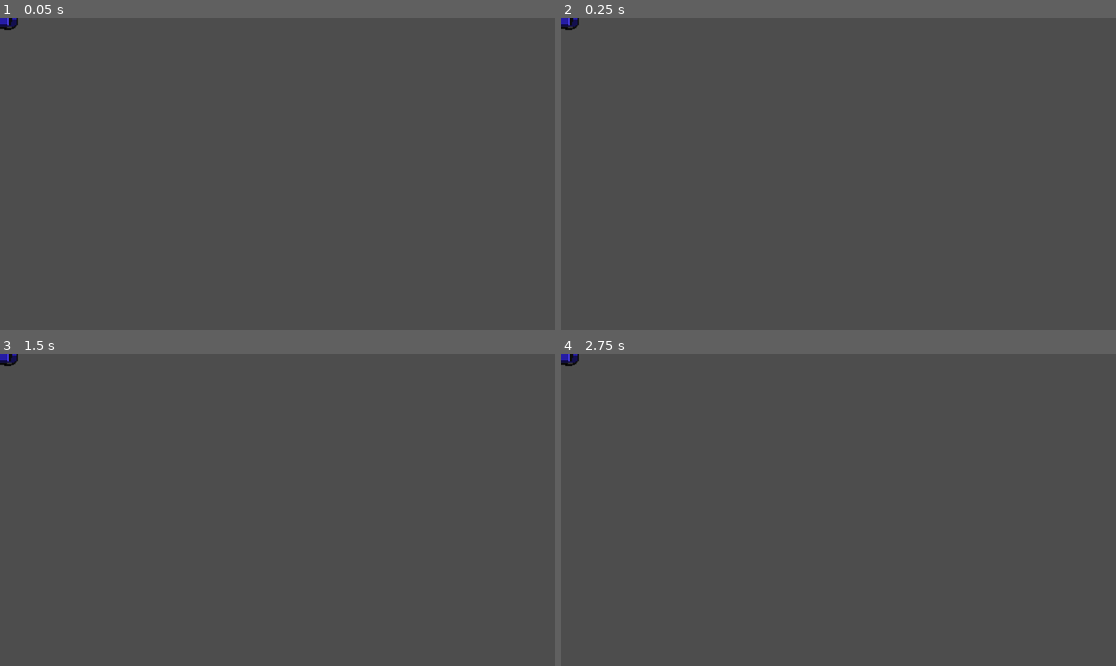
Above: before the commit, frames 1-4 (two rows, left to right).
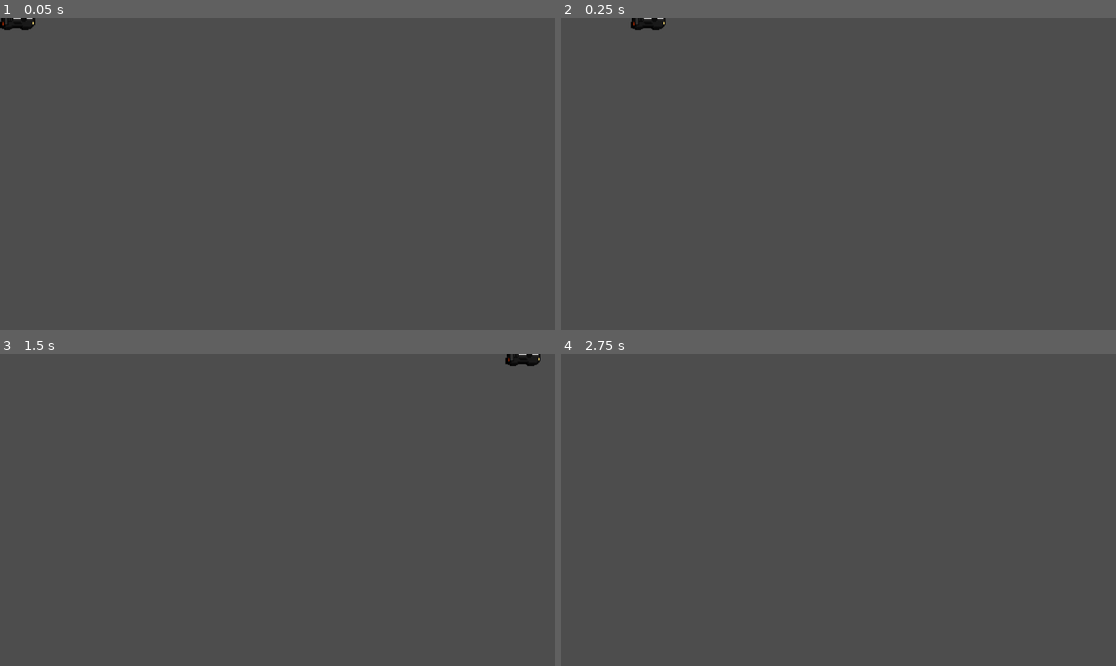
Above: after the commit, the same moments.

Repository: CleytonRam/ChikenCross
Game: Godot game, scene res://Car/Cars.tscn
Two runs of this game, one before a commit and one after it. Both use one fixed random seed, a clock stepped at 60 frames per second and the inputs below. This scene is started directly instead of the project's main scene.
Inputs:
- Up to frame 1 (0.05 s): no input
- Up to frame 2 (0.25 s): no input
- Up to frame 3 (1.5 s): hold Right (ui_right) 0.53-1.28 s; hold Down (ui_down) from 1.28 s (still down)
- Up to frame 4 (2.75 s): tap Enter at 2 s; release Down (ui_down) at 2.03 s; hold Right (ui_right) from 2.03 s (still down)

The runs differ from the first frame. In frame 1, 0.2% of the frame differs, in the area x 0-7%, y 0-4%; in frame 2, 0.3%, in the area x 0-19%, y 0-4%; in frame 3, 0.3%; in frame 4, 0.1%.

Commit message:
feat: added car syustem and movement

Diff:
--- a/Car/Cars.tscn
+++ b/Car/Cars.tscn
@@ -1,149 +1,154 @@
-[gd_scene load_steps=17 format=3 uid="uid://dmm7rr8rxxalx"]
+[gd_scene load_steps=18 format=3 uid="uid://d08g4blb1kwqd"]
 
-[ext_resource type="Texture2D" uid="uid://bsb4igxt75k43" path="res://Assets/Material Freeway/Material Freeway/carros/coches (1).png" id="1_tnc5m"]
-[ext_resource type="Texture2D" uid="uid://d2ot4nknl3tj8" path="res://Assets/Material Freeway/Material Freeway/carros/coches (10).png" id="2_bwgvs"]
-[ext_resource type="Texture2D" uid="uid://k0ggvowln3wb" path="res://Assets/Material Freeway/Material Freeway/carros/coches (11).png" id="3_tr1v5"]
-[ext_resource type="Texture2D" uid="uid://d1l7arscuh6n5" path="res://Assets/Material Freeway/Material Freeway/carros/coches (12).png" id="4_pw8u7"]
-[ext_resource type="Texture2D" uid="uid://rn62k40krjbv" path="res://Assets/Material Freeway/Material Freeway/carros/coches (13).png" id="5_62f5d"]
-[ext_resource type="Texture2D" uid="uid://dn0inuoe3jo4v" path="res://Assets/Material Freeway/Material Freeway/carros/coches (14).png" id="6_j1obl"]
-[ext_resource type="Texture2D" uid="uid://rg1qmxl14k3m" path="res://Assets/Material Freeway/Material Freeway/carros/coches (2).png" id="7_bf6hf"]
-[ext_resource type="Texture2D" uid="uid://dl8p5ycqydalp" path="res://Assets/Material Freeway/Material Freeway/carros/coches (3).png" id="8_18rmm"]
-[ext_resource type="Texture2D" uid="uid://csgjgukvde8xi" path="res://Assets/Material Freeway/Material Freeway/carros/coches (4).png" id="9_7wsee"]
-[ext_resource type="Texture2D" uid="uid://c4j3np0q0v1ww" path="res://Assets/Material Freeway/Material Freeway/carros/coches (5).png" id="10_6m11h"]
-[ext_resource type="Texture2D" uid="uid://dyujvke5a5yvt" path="res://Assets/Material Freeway/Material Freeway/carros/coches (6).png" id="11_asjcy"]
-[ext_resource type="Texture2D" uid="uid://dl6t1iovb6l4i" path="res://Assets/Material Freeway/Material Freeway/carros/coches (7).png" id="12_xio2t"]
-[ext_resource type="Texture2D" uid="uid://c0eheg3a2v41a" path="res://Assets/Material Freeway/Material Freeway/carros/coches (8).png" id="13_cfxhq"]
-[ext_resource type="Texture2D" uid="uid://bncbqtroxj6on" path="res://Assets/Material Freeway/Material Freeway/carros/coches (9).png" id="14_w6uih"]
+[ext_resource type="Script" uid="uid://p0o1tr2qo63f" path="res://cars.gd" id="1_31rh5"]
+[ext_resource type="Texture2D" uid="uid://bsb4igxt75k43" path="res://Assets/Material Freeway/Material Freeway/carros/coches (1).png" id="1_dtlon"]
+[ext_resource type="Texture2D" uid="uid://d2ot4nknl3tj8" path="res://Assets/Material Freeway/Material Freeway/carros/coches (10).png" id="2_31rh5"]
+[ext_resource type="Texture2D" uid="uid://k0ggvowln3wb" path="res://Assets/Material Freeway/Material Freeway/carros/coches (11).png" id="3_cjvsn"]
+[ext_resource type="Texture2D" uid="uid://d1l7arscuh6n5" path="res://Assets/Material Freeway/Material Freeway/carros/coches (12).png" id="4_easw5"]
+[ext_resource type="Texture2D" uid="uid://rn62k40krjbv" path="res://Assets/Material Freeway/Material Freeway/carros/coches (13).png" id="5_7qyvl"]
+[ext_resource type="Texture2D" uid="uid://dn0inuoe3jo4v" path="res://Assets/Material Freeway/Material Freeway/carros/coches (14).png" id="6_nygyp"]
+[ext_resource type="Texture2D" uid="uid://rg1qmxl14k3m" path="res://Assets/Material Freeway/Material Freeway/carros/coches (2).png" id="7_a2qtg"]
+[ext_resource type="Texture2D" uid="uid://dl8p5ycqydalp" path="res://Assets/Material Freeway/Material Freeway/carros/coches (3).png" id="8_heol4"]
+[ext_resource type="Texture2D" uid="uid://csgjgukvde8xi" path="res://Assets/Material Freeway/Material Freeway/carros/coches (4).png" id="9_rq650"]
+[ext_resource type="Texture2D" uid="uid://c4j3np0q0v1ww" path="res://Assets/Material Freeway/Material Freeway/carros/coches (5).png" id="10_pc8pf"]
+[ext_resource type="Texture2D" uid="uid://dyujvke5a5yvt" path="res://Assets/Material Freeway/Material Freeway/carros/coches (6).png" id="11_nq5ag"]
+[ext_resource type="Texture2D" uid="uid://dl6t1iovb6l4i" path="res://Assets/Material Freeway/Material Freeway/carros/coches (7).png" id="12_17081"]
+[ext_resource type="Texture2D" uid="uid://c0eheg3a2v41a" path="res://Assets/Material Freeway/Material Freeway/carros/coches (8).png" id="13_1qhv6"]
+[ext_resource type="Texture2D" uid="uid://bncbqtroxj6on" path="res://Assets/Material Freeway/Material Freeway/carros/coches (9).png" id="14_ftalb"]
 
-[sub_resource type="SpriteFrames" id="SpriteFrames_yu2o2"]
+[sub_resource type="SpriteFrames" id="SpriteFrames_un43r"]
 animations = [{
 "frames": [{
 "duration": 1.0,
-"texture": ExtResource("1_tnc5m")
+"texture": ExtResource("1_dtlon")
 }],
 "loop": true,
-"name": &"Carro1",
+"name": &"Car1",
 "speed": 5.0
 }, {
 "frames": [{
 "duration": 1.0,
-"texture": ExtResource("2_bwgvs")
+"texture": ExtResource("2_31rh5")
 }],
 "loop": true,
-"name": &"Carro10",
+"name": &"Car110",
 "speed": 5.0
 }, {
 "frames": [{
 "duration": 1.0,
-"texture": ExtResource("3_tr1v5")
+"texture": ExtResource("3_cjvsn")
 }],
 "loop": true,
-"name": &"Carro11",
+"name": &"Car111",
 "speed": 5.0
 }, {
 "frames": [{
 "duration": 1.0,
-"texture": ExtResource("4_pw8u7")
+"texture": ExtResource("4_easw5")
 }],
 "loop": true,
-"name": &"Carro12",
+"name": &"Car112",
 "speed": 5.0
 }, {
 "frames": [{
 "duration": 1.0,
-"texture": ExtResource("5_62f5d")
+"texture": ExtResource("5_7qyvl")
 }],
 "loop": true,
-"name": &"Carro13",
+"name": &"Car113",
 "speed": 5.0
 }, {
 "frames": [{
 "duration": 1.0,
-"texture": ExtResource("6_j1obl")
+"texture": ExtResource("6_nygyp")
 }],
 "loop": true,
-"name": &"Carro14",
+"name": &"Car114",
 "speed": 5.0
 }, {
 "frames": [{
 "duration": 1.0,
-"texture": ExtResource("7_bf6hf")
+"texture": ExtResource("7_a2qtg")
 }],
 "loop": true,
-"name": &"Carro2",
+"name": &"Car12",
 "speed": 5.0
 }, {
 "frames": [{
 "duration": 1.0,
-"texture": ExtResource("8_18rmm")
+"texture": ExtResource("8_heol4")
 }],
 "loop": true,
-"name": &"Carro3",
+"name": &"Car13",
 "speed": 5.0
 }, {
 "frames": [{
 "duration": 1.0,
-"texture": ExtResource("9_7wsee")
+"texture": ExtResource("9_rq650")
 }],
 "loop": true,
-"name": &"Carro4",
+"name": &"Car14",
 "speed": 5.0
 }, {
 "frames": [{
 "duration": 1.0,
-"texture": ExtResource("10_6m11h")
+"texture": ExtResource("10_pc8pf")
 }],
 "loop": true,
-"name": &"Carro5",
+"name": &"Car15",
 "speed": 5.0
 }, {
 "frames": [{
 "duration": 1.0,
-"texture": ExtResource("11_asjcy")
+"texture": ExtResource("11_nq5ag")
 }],
 "loop": true,
-"name": &"Carro6",
+"name": &"Car16",
 "speed": 5.0
 }, {
 "frames": [{
 "duration": 1.0,
-"texture": ExtResource("12_xio2t")
+"texture": ExtResource("12_17081")
 }],
 "loop": true,
-"name": &"Carro7",
+"name": &"Car17",
 "speed": 5.0
 }, {
 "frames": [{
 "duration": 1.0,
-"texture": ExtResource("13_cfxhq")
+"texture": ExtResource("13_1qhv6")
 }],
 "loop": true,
-"name": &"Carro8",
+"name": &"Car18",
 "speed": 5.0
 }, {
 "frames": [{
 "duration": 1.0,
-"texture": ExtResource("14_w6uih")
+"texture": ExtResource("14_ftalb")
 }],
 "loop": true,
-"name": &"Carro9",
+"name": &"Car19",
 "speed": 5.0
 }]
 
-[sub_resource type="RectangleShape2D" id="RectangleShape2D_dknwg"]
-size = Vector2(74, 49)
+[sub_resource type="RectangleShape2D" id="RectangleShape2D_wqetx"]
+size = Vector2(243, 169)
 
-[node name="Cars" type="RigidBody2D"]
-gravity_scale = 0.0
+[node name="Cars" type="CharacterBody2D"]
+scale = Vector2(0.3, 0.3)
+script = ExtResource("1_31rh5")
 
 [node name="AnimatedSprite2D" type="AnimatedSprite2D" parent="."]
 rotation = 1.5708
-scale = Vector2(0.3, 0.3)
-sprite_frames = SubResource("SpriteFrames_yu2o2")
-animation = &"Carro14"
+sprite_frames = SubResource("SpriteFrames_un43r")
+animation = &"Car1"
 
 [node name="CollisionShape2D" type="CollisionShape2D" parent="."]
-position = Vector2(0, -0.5)
-shape = SubResource("RectangleShape2D_dknwg")
+position = Vector2(0.5, -1.5)
+shape = SubResource("RectangleShape2D_wqetx")
 
 [node name="VisibleOnScreenNotifier2D" type="VisibleOnScreenNotifier2D" parent="."]
+position = Vector2(-1.66668, -2.14577e-06)
+scale = Vector2(10.5, 6.66667)
+
+[connection signal="screen_exited" from="VisibleOnScreenNotifier2D" to="." method="_on_visible_on_screen_notifier_2d_screen_exited"]
--- /dev/null
+++ b/Car/cars.gd
@@ -0,0 +1,27 @@
+extends CharacterBody2D
+
+var speed = Vector2.ZERO
+var acceleration = Vector2.ZERO
+
+func _ready():
+	randomize()
+	var carRandom = $AnimatedSprite2D.sprite_frames.get_animation_names()
+	var carColor = carRandom[randi() % carRandom.size()]
+	$AnimatedSprite2D.play(carColor)
+	carSpeedFast()
+
+
+func carSpeedFast():
+	speed = Vector2(randf_range(700, 750), 0)
+
+func carSpeedSlow():
+	speed = Vector2(randf_range(300, 350), 0)
+
+func _physics_process(_delta):
+	velocity = speed
+	move_and_slide()
+
+
+func _on_visible_on_screen_notifier_2d_screen_exited():
+	print("CARRO SAIU ")
+	queue_free()
Not shown, added: Car/cars.gd.uid
